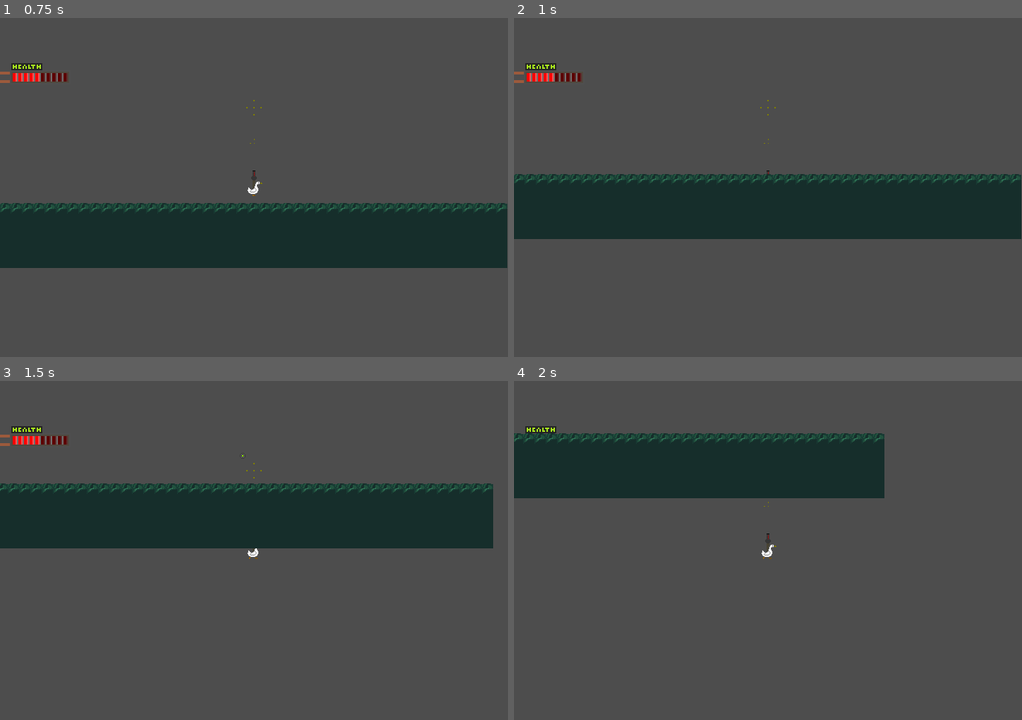
Above: before the commit, frames 1-4 (two rows, left to right).
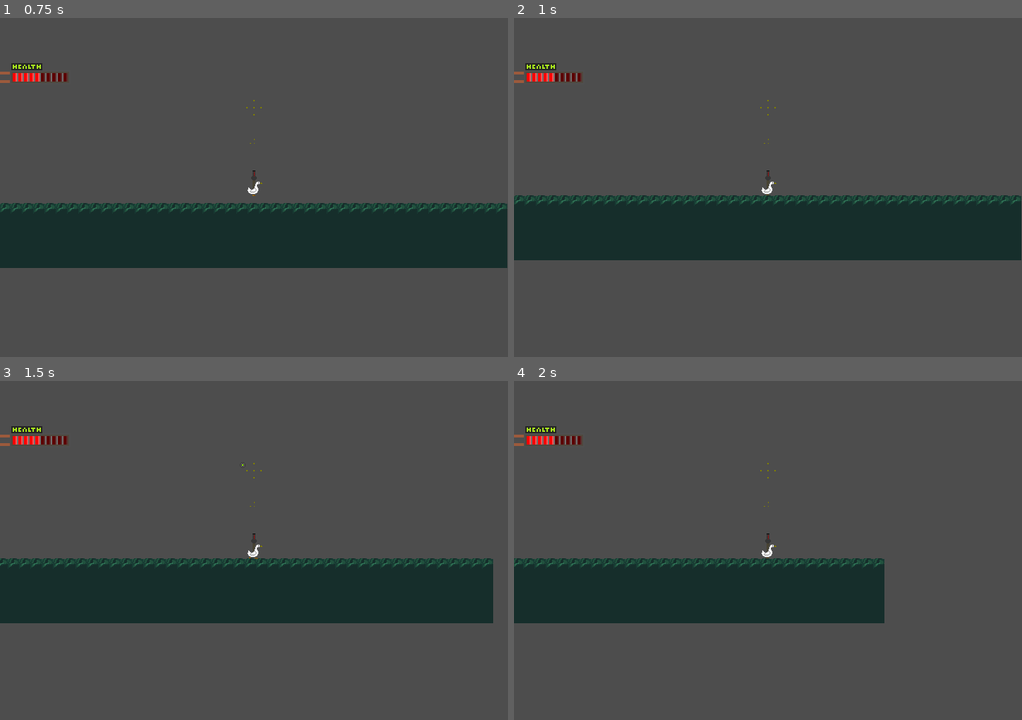
Above: after the commit, the same moments.

Repository: LumpyCrow/ultimate-boss-fight-against-god-himself
Game: Godot game, scene res://start_screen.tscn
Same seed, same stepped clock (60 frames per second), same inputs: the game is played once before the commit and once after it.
Inputs:
- Up to frame 1 (0.75 s): click "Start Game" at 0.5 s
- Up to frame 2 (1 s): no input
- Up to frame 3 (1.5 s): tap Enter (ui_accept) at 1.25 s; hold D (Right) from 1.28 s (still down); tap Up (Fire) at 1.35 s
- Up to frame 4 (2 s): keep holding D (Right); tap Enter (ui_accept) at 1.52 s

Frame 1 is identical in both runs. In frame 2, 13% of the frame differs, in the area x 0-100%, y 46-72%; in frame 3, 37%, in the area x 0-98%, y 21-72%; in frame 4, 28%.

Commit message:
beginning of boss room

Diff:
--- a/level_1.tscn
+++ b/level_1.tscn
@@ -5,21 +5,21 @@
 [ext_resource type="TileSet" uid="uid://meu4ra5dfr7p" path="res://textures/tileset/new_tile_set.tres" id="3_wmjt7"]
 
 [sub_resource type="RectangleShape2D" id="RectangleShape2D_df8lg"]
-size = Vector2(1189, 20)
+size = Vector2(1189, 228)
 
 [node name="Level_1" type="Node2D"]
 
 [node name="StaticBody2D2" type="StaticBody2D" parent="."]
 
 [node name="CollisionShape2D" type="CollisionShape2D" parent="StaticBody2D2"]
-position = Vector2(572, 494)
+position = Vector2(572, 390)
 shape = SubResource("RectangleShape2D_df8lg")
 debug_color = Color(0.576762, 0.543041, 0.304933, 0.42)
 
 [node name="StaticBody2D" type="StaticBody2D" parent="."]
 
 [node name="CollisionShape2D" type="CollisionShape2D" parent="StaticBody2D"]
-position = Vector2(-10, -88)
+position = Vector2(-114, -91)
 rotation = -1.57079
 shape = SubResource("RectangleShape2D_df8lg")
 debug_color = Color(0.576762, 0.543041, 0.304933, 0.42)
--- /dev/null
+++ b/level_2_boss_arena.gd
@@ -0,0 +1,12 @@
+extends Node2D
+
+
+# Called when the node enters the scene tree for the first time.
+func _ready() -> void:
+	pass # Replace with function body.
+
+
+# Called every frame. 'delta' is the elapsed time since the previous frame.
+func _process(delta: float) -> void:
+	if not $suspense.is_playing():
+		$suspense.play()
--- a/level_2_boss_arena.tscn
+++ b/level_2_boss_arena.tscn
@@ -1,3 +1,130 @@
-[gd_scene format=3 uid="uid://p74ir71ry238"]
+[gd_scene load_steps=11 format=3 uid="uid://p74ir71ry238"]
+
+[ext_resource type="Script" path="res://level_2_boss_arena.gd" id="1_lblhy"]
+[ext_resource type="PackedScene" uid="uid://be3xkbl84anxw" path="res://player.tscn" id="1_qjm0x"]
+[ext_resource type="Texture2D" uid="uid://dvvabax26e86l" path="res://textures/staircase.png" id="2_3prbl"]
+[ext_resource type="Texture2D" uid="uid://c33n53obfr128" path="res://textures/worldmappixel.png" id="2_6o165"]
+[ext_resource type="AudioStream" uid="uid://c1xac0wvleyy7" path="res://audio/music/Iwan Gabovitch - Dark Ambience Loop.ogg" id="4_dij4j"]
+[ext_resource type="AudioStream" uid="uid://bo1nlvblnxmi2" path="res://audio/music/A Conversation with Saul (Rough Demo.mp3" id="6_moy8p"]
+
+[sub_resource type="RectangleShape2D" id="RectangleShape2D_ka8wa"]
+size = Vector2(5511, 20)
+
+[sub_resource type="RectangleShape2D" id="RectangleShape2D_3a0ux"]
+size = Vector2(20, 5050)
+
+[sub_resource type="RectangleShape2D" id="RectangleShape2D_3trxk"]
+size = Vector2(523, 102)
+
+[sub_resource type="RectangleShape2D" id="RectangleShape2D_tsogp"]
+size = Vector2(1285.5, 28)
 
 [node name="level_2_boss_arena" type="Node2D"]
+script = ExtResource("1_lblhy")
+
+[node name="Worldmappixel" type="Sprite2D" parent="."]
+position = Vector2(8057, -5504)
+scale = Vector2(10, 10)
+texture = ExtResource("2_6o165")
+
+[node name="Worldmappixel2" type="Sprite2D" parent="."]
+position = Vector2(10568, -5516)
+scale = Vector2(10, 10)
+texture = ExtResource("2_6o165")
+
+[node name="Worldmappixel3" type="Sprite2D" parent="."]
+position = Vector2(10574, -4251)
+scale = Vector2(10, 10)
+texture = ExtResource("2_6o165")
+
+[node name="Worldmappixel4" type="Sprite2D" parent="."]
+position = Vector2(8063, -4239)
+scale = Vector2(10, 10)
+texture = ExtResource("2_6o165")
+
+[node name="Worldmappixel5" type="Sprite2D" parent="."]
+position = Vector2(8069, -3142)
+scale = Vector2(10, 10)
+texture = ExtResource("2_6o165")
+
+[node name="Worldmappixel6" type="Sprite2D" parent="."]
+position = Vector2(10568, -3154)
+scale = Vector2(10, 10)
+texture = ExtResource("2_6o165")
+
+[node name="player" parent="." instance=ExtResource("1_qjm0x")]
+position = Vector2(-460, 341)
+
+[node name="Staircase" type="Sprite2D" parent="."]
+position = Vector2(971, 144)
+scale = Vector2(2, 2)
+texture = ExtResource("2_3prbl")
+
+[node name="Staircase2" type="Sprite2D" parent="Staircase"]
+position = Vector2(482, -241)
+texture = ExtResource("2_3prbl")
+
+[node name="Staircase3" type="Sprite2D" parent="Staircase"]
+position = Vector2(964, -482)
+texture = ExtResource("2_3prbl")
+
+[node name="Staircase4" type="Sprite2D" parent="Staircase"]
+position = Vector2(1446, -723)
+texture = ExtResource("2_3prbl")
+
+[node name="Staircase5" type="Sprite2D" parent="Staircase"]
+position = Vector2(1928, -964)
+texture = ExtResource("2_3prbl")
+
+[node name="Staircase6" type="Sprite2D" parent="Staircase"]
+position = Vector2(2409, -1205)
+texture = ExtResource("2_3prbl")
+
+[node name="StaticBody2D" type="StaticBody2D" parent="."]
+position = Vector2(-973, -144)
+
+[node name="CollisionPolygon2D" type="CollisionPolygon2D" parent="StaticBody2D"]
+scale = Vector2(2, 2)
+polygon = PackedVector2Array(3635.5, -1186, 1792.39, -264.196, 726, 269, 738, 269, 3630, -1179)
+
+[node name="CollisionShape2D2" type="CollisionShape2D" parent="StaticBody2D"]
+position = Vector2(10273, -6000)
+shape = SubResource("RectangleShape2D_ka8wa")
+
+[node name="CollisionShape2D3" type="CollisionShape2D" parent="StaticBody2D"]
+position = Vector2(10017.5, -2363)
+shape = SubResource("RectangleShape2D_ka8wa")
+
+[node name="CollisionShape2D4" type="CollisionShape2D" parent="StaticBody2D"]
+position = Vector2(12793, -4296)
+shape = SubResource("RectangleShape2D_3a0ux")
+
+[node name="CollisionShape2D5" type="CollisionShape2D" parent="StaticBody2D"]
+position = Vector2(7774, -5019)
+shape = SubResource("RectangleShape2D_3a0ux")
+
+[node name="CollisionShape2D6" type="CollisionShape2D" parent="StaticBody2D"]
+position = Vector2(7521.5, -2545)
+shape = SubResource("RectangleShape2D_3trxk")
+
+[node name="CollisionShape2D" type="CollisionShape2D" parent="StaticBody2D"]
+position = Vector2(834.75, 552)
+shape = SubResource("RectangleShape2D_tsogp")
+
+[node name="CollisionShape2D7" type="CollisionShape2D" parent="StaticBody2D"]
+position = Vector2(402, 377)
+shape = SubResource("RectangleShape2D_tsogp")
+
+[node name="suspense" type="AudioStreamPlayer2D" parent="."]
+position = Vector2(6277, -2666)
+stream = ExtResource("4_dij4j")
+pitch_scale = 0.7
+autoplay = true
+max_distance = 6200.0
+panning_strength = 0.0
+
+[node name="AConversationWithSaul(roughDemo" type="AudioStreamPlayer2D" parent="."]
+position = Vector2(-1059, 320)
+stream = ExtResource("6_moy8p")
+pitch_scale = 0.7
+panning_strength = 0.0
--- a/player.gd
+++ b/player.gd
@@ -35,6 +35,9 @@
 		if Input.is_action_pressed("Down"):
 			if not is_on_floor() and velocity.y < 400:
 				velocity += get_gravity() * delta
+		if not Input.is_action_pressed("Down"):
+			if not is_on_floor() and velocity.y > 150:
+				velocity -= get_gravity() * delta
 
 
 
Not shown, added: audio/music/Iwan Gabovitch - Dark Ambience Loop.ogg.import
Binary file added: textures/bars.png
Not shown, added: textures/bars.png.import
Binary file added: textures/staircase.png
Not shown, added: textures/staircase.png.import
Not shown, added: audio/music/Iwan Gabovitch - Dark Ambience Loop.ogg
